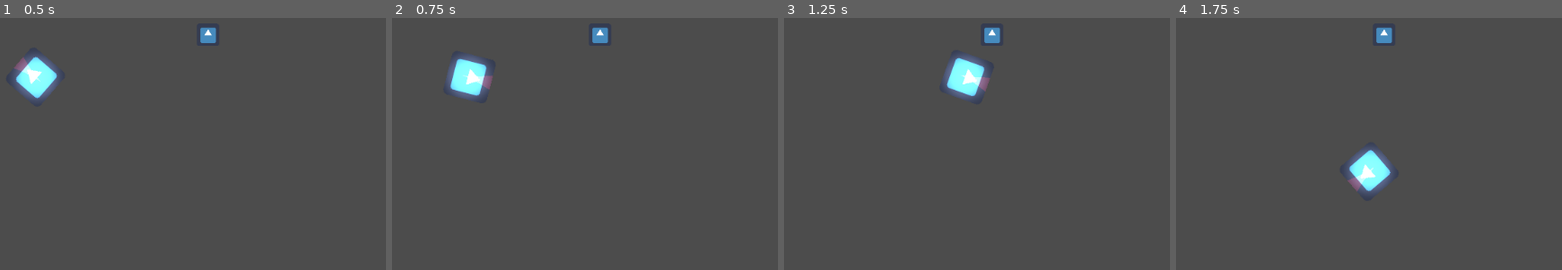
Above: before the commit, frames 1-4 (left to right).
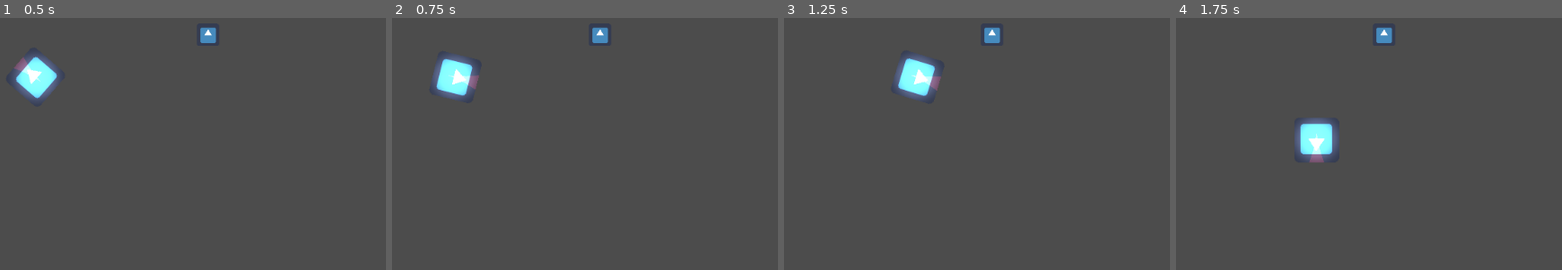
Above: after the commit, the same moments.

Repository: onsetsu/GameJam5
Game: Godot game, scene res://Scenes/PlayerTest.tscn
Same seed, same stepped clock (60 frames per second), same inputs: the game is played once before the commit and once after it. This scene is started directly instead of the project's main scene. The engine's default icon, where the game draws it, is replaced by a stand-in: a white triangle on a blue panel in a dark square.
Inputs (mouse positions are in pixels of both pictures, inside the frame that each line leads up to):
- Up to frame 1 (0.5 s): no input
- Up to frame 2 (0.75 s): tap Enter at 0.5 s; move the mouse to (outside the picture) at 0.52 s; hold D (move_right) from 0.53 s (still down); click (outside the picture) at 0.6 s
- Up to frame 3 (1.25 s): keep holding D (move_right)
- Up to frame 4 (1.75 s): move the mouse to (1318, 212) at 1.27 s; release D (move_right) at 1.28 s; hold S (move_down) from 1.28 s (still down); click (1318, 212) at 1.35 s

Frame 1 is identical in both runs. In frame 2, 2.0% of the frame differs, in the area x 10-27%, y 14-33%; in frame 3, 3.5%; in frame 4, 3.5%, in the area x 30-57%, y 39-71%.

Commit message:
Can now throw pickups

Diff:
--- a/Scenes/Level1.tscn
+++ b/Scenes/Level1.tscn
@@ -1,77 +1,35 @@
-[gd_scene load_steps=16 format=2]
-
-[ext_resource path="res://Scripts/Level1.gd" type="Script" id=1]
-[ext_resource path="res://Scripts/nav_map.gd" type="Script" id=2]
-[ext_resource path="res://icon.png" type="Texture" id=3]
-[ext_resource path="res://Scenes/Enemy.tscn" type="PackedScene" id=4]
-[ext_resource path="res://Scenes/Player.tscn" type="PackedScene" id=5]
+[gd_scene load_steps=8 format=2]
+
+[ext_resource path="res://Scripts/nav_map.gd" type="Script" id=1]
+[ext_resource path="res://icon.png" type="Texture" id=2]
+[ext_resource path="res://Scenes/Enemy.tscn" type="PackedScene" id=3]
+[ext_resource path="res://Scenes/Player.tscn" type="PackedScene" id=4]
 
 [sub_resource type="NavigationPolygon" id=1]
 
-vertices = PoolVector2Array( 352.214, 216.482, 441.044, 61.0304, 444.745, 279.403, 346.662, 397.843, 94.978, 64.7316, 137.542, 210.931, 89.4261, 549.594, 139.393, 403.395, 452.148, 531.088, 459.55, 334.922, 589.093, 334.922, 577.99, 273.852, 672.371, 273.852, 568.737, 53.6279, 664.969, 70.2835, 659.417, 532.938, 585.392, 540.341, 657.566, 334.922, 1072.1, 327.52, 1073.96, 257.196 )
-polygons = [ PoolIntArray( 0, 1, 2, 3 ), PoolIntArray( 4, 1, 0, 5 ), PoolIntArray( 6, 4, 5, 7 ), PoolIntArray( 8, 6, 7, 3 ), PoolIntArray( 9, 8, 3, 2 ), PoolIntArray( 10, 9, 2, 11, 12 ), PoolIntArray( 11, 13, 14, 12 ), PoolIntArray( 15, 16, 10, 17 ), PoolIntArray( 18, 17, 10, 12, 19 ) ]
-outlines = [ PoolVector2Array( 94.978, 64.7316, 441.044, 61.0304, 444.745, 279.403, 577.99, 273.852, 568.737, 53.6279, 664.969, 70.2835, 672.371, 273.852, 1073.96, 257.196, 1072.1, 327.52, 657.566, 334.922, 659.417, 532.938, 585.392, 540.341, 589.093, 334.922, 459.55, 334.922, 452.148, 531.088, 89.4261, 549.594 ), PoolVector2Array( 139.393, 403.395, 137.542, 210.931, 352.214, 216.482, 346.662, 397.843 ) ]
+vertices = PoolVector2Array( 473.17, 252.301, 478.612, 361.131, 481.333, 562.467, 342.574, 377.456, 339.854, 238.698, 65.0579, 565.188, 157.563, 382.897, 65.0579, 38.7224, 158.924, 235.977, 470.45, 37.362, 694.912, 230.535, 1101.66, 235.977, 1093.5, 358.411, 673.146, 352.969, 547.991, 248.22, 677.227, 561.107, 561.595, 558.386, 561.595, 357.05, 546.631, 36.0017, 694.912, 40.0828 )
+polygons = [ PoolIntArray( 0, 1, 2, 3, 4 ), PoolIntArray( 3, 2, 5, 6 ), PoolIntArray( 6, 5, 7, 8 ), PoolIntArray( 8, 7, 9, 4 ), PoolIntArray( 4, 9, 0 ), PoolIntArray( 10, 11, 12, 13, 14 ), PoolIntArray( 13, 15, 16, 17 ), PoolIntArray( 14, 18, 19, 10 ), PoolIntArray( 14, 13, 17 ), PoolIntArray( 14, 17, 1, 0 ) ]
+outlines = [ PoolVector2Array( 65.0579, 38.7224, 470.45, 37.362, 473.17, 252.301, 547.991, 248.22, 546.631, 36.0017, 694.912, 40.0828, 694.912, 230.535, 1101.66, 235.977, 1093.5, 358.411, 673.146, 352.969, 677.227, 561.107, 561.595, 558.386, 561.595, 357.05, 478.612, 361.131, 481.333, 562.467, 65.0579, 565.188 ), PoolVector2Array( 157.563, 382.897, 158.924, 235.977, 339.854, 238.698, 342.574, 377.456 ) ]
 
 [sub_resource type="RectangleShape2D" id=2]
 
 custom_solver_bias = 0.0
-extents = Vector2( 475.595, 27.2466 )
+extents = Vector2( 10, 10 )
 
 [sub_resource type="RectangleShape2D" id=3]
 
 custom_solver_bias = 0.0
 extents = Vector2( 139.802, 24.2119 )
 
-[sub_resource type="RectangleShape2D" id=7]
-
-custom_solver_bias = 0.0
-extents = Vector2( 10, 11.8712 )
-
-[sub_resource type="RectangleShape2D" id=8]
-
-custom_solver_bias = 0.0
-extents = Vector2( 202.835, 126.499 )
-
-[sub_resource type="RectangleShape2D" id=9]
-
-custom_solver_bias = 0.0
-extents = Vector2( 199.777, 109.317 )
-
-[sub_resource type="RectangleShape2D" id=6]
-
-custom_solver_bias = 0.0
-extents = Vector2( 30.1014, 109.727 )
-
-[sub_resource type="RectangleShape2D" id=10]
-
-custom_solver_bias = 0.0
-extents = Vector2( 94.2679, 73.4453 )
-
-[sub_resource type="Curve2D" id=4]
-
-bake_interval = 5.0
-_data = {
-"points": PoolVector2Array( 0, 0, 0, 0, 583.423, 311.11, 0, 0, 0, 0, 398.377, 129.137, 0, 0, 0, 0, 616.928, 283.004, 0, 0, 0, 0, 946.687, 299.867 )
-}
-
-[sub_resource type="Curve2D" id=5]
-
-bake_interval = 5.0
-_data = {
-"points": PoolVector2Array( 0, 0, 0, 0, 125.561, 422.007, 0, 0, 0, 0, 392.05, 416.455, 0, 0, 0, 0, 401.303, 205.485, 0, 0, 0, 0, 110.756, 201.784 )
-}
-
 [node name="Level1" type="Node2D"]
 
+[node name="nav_map" type="Navigation2D" parent="." index="0"]
+
 script = ExtResource( 1 )
 
-[node name="nav_map" type="Navigation2D" parent="." index="0"]
-
-script = ExtResource( 2 )
-
 [node name="NavigationPolygonInstance" type="NavigationPolygonInstance" parent="nav_map" index="0"]
 
-position = Vector2( -4.46094, 7.29208 )
+position = Vector2( -8.16223, 5.44147 )
 navpoly = SubResource( 1 )
 enabled = true
 
@@ -111,8 +69,6 @@
 
 [node name="CollisionShape2D" type="CollisionShape2D" parent="NinePatchRect/StaticBody2D" index="0"]
 
-position = Vector2( 498.167, 27.7593 )
-scale = Vector2( 1.11287, 1 )
 shape = SubResource( 2 )
 
 [node name="NinePatchRect4" type="NinePatchRect" parent="." index="2"]
@@ -171,30 +127,13 @@
 mouse_default_cursor_shape = 0
 size_flags_horizontal = 1
 size_flags_vertical = 1
-texture = ExtResource( 3 )
-draw_center = false
-patch_margin_left = 7
-patch_margin_top = 7
-patch_margin_right = 7
-patch_margin_bottom = 7
-_sections_unfolded = [ "Patch Margin" ]
-
-[node name="StaticBody2D2" type="StaticBody2D" parent="NinePatchRect3" index="0"]
-
-position = Vector2( 42, -10 )
-input_pickable = false
-collision_layer = 1
-collision_mask = 1
-constant_linear_velocity = Vector2( 0, 0 )
-constant_angular_velocity = 0.0
-friction = 1.0
-bounce = 0.0
-
-[node name="CollisionShape2D" type="CollisionShape2D" parent="NinePatchRect3/StaticBody2D2" index="0"]
-
-position = Vector2( 14.2303, 317.732 )
-scale = Vector2( 0.105575, 10.8868 )
-shape = SubResource( 2 )
+texture = ExtResource( 2 )
+draw_center = false
+patch_margin_left = 7
+patch_margin_top = 7
+patch_margin_right = 7
+patch_margin_bottom = 7
+_sections_unfolded = [ "Patch Margin" ]
 
 [node name="NinePatchRect2" type="NinePatchRect" parent="." index="4"]
 
@@ -212,29 +151,13 @@
 mouse_default_cursor_shape = 0
 size_flags_horizontal = 1
 size_flags_vertical = 1
-texture = ExtResource( 3 )
-draw_center = false
-patch_margin_left = 7
-patch_margin_top = 7
-patch_margin_right = 7
-patch_margin_bottom = 7
-_sections_unfolded = [ "Patch Margin" ]
-
-[node name="StaticBody2D" type="StaticBody2D" parent="NinePatchRect2" index="0"]
-
-input_pickable = false
-collision_layer = 1
-collision_mask = 1
-constant_linear_velocity = Vector2( 0, 0 )
-constant_angular_velocity = 0.0
-friction = 1.0
-bounce = 0.0
-
-[node name="CollisionShape2D" type="CollisionShape2D" parent="NinePatchRect2/StaticBody2D" index="0"]
-
-position = Vector2( 42.0631, 136.933 )
-scale = Vector2( 4.23562, 11.5333 )
-shape = SubResource( 7 )
+texture = ExtResource( 2 )
+draw_center = false
+patch_margin_left = 7
+patch_margin_top = 7
+patch_margin_right = 7
+patch_margin_bottom = 7
+_sections_unfolded = [ "Patch Margin" ]
 
 [node name="NinePatchRect6" type="NinePatchRect" parent="." index="5"]
 
@@ -252,28 +175,13 @@
 mouse_default_cursor_shape = 0
 size_flags_horizontal = 1
 size_flags_vertical = 1
-texture = ExtResource( 3 )
-draw_center = false
-patch_margin_left = 7
-patch_margin_top = 7
-patch_margin_right = 7
-patch_margin_bottom = 7
-_sections_unfolded = [ "Patch Margin" ]
-
-[node name="StaticBody2D" type="StaticBody2D" parent="NinePatchRect6" index="0"]
-
-input_pickable = false
-collision_layer = 1
-collision_mask = 1
-constant_linear_velocity = Vector2( 0, 0 )
-constant_angular_velocity = 0.0
-friction = 1.0
-bounce = 0.0
-
-[node name="CollisionShape2D" type="CollisionShape2D" parent="NinePatchRect6/StaticBody2D" index="0"]
-
-position = Vector2( 209.12, 129.543 )
-shape = SubResource( 8 )
+texture = ExtResource( 2 )
+draw_center = false
+patch_margin_left = 7
+patch_margin_top = 7
+patch_margin_right = 7
+patch_margin_bottom = 7
+_sections_unfolded = [ "Patch Margin" ]
 
 [node name="NinePatchRect7" type="NinePatchRect" parent="." index="6"]
 
@@ -291,28 +199,13 @@
 mouse_default_cursor_shape = 0
 size_flags_horizontal = 1
 size_flags_vertical = 1
-texture = ExtResource( 3 )
-draw_center = false
-patch_margin_left = 7
-patch_margin_top = 7
-patch_margin_right = 7
-patch_margin_bottom = 7
-_sections_unfolded = [ "Patch Margin" ]
-
-[node name="StaticBody2D" type="StaticBody2D" parent="NinePatchRect7" index="0"]
-
-input_pickable = false
-collision_layer = 1
-collision_mask = 1
-constant_linear_velocity = Vector2( 0, 0 )
-constant_angular_velocity = 0.0
-friction = 1.0
-bounce = 0.0
-
-[node name="CollisionShape2D" type="CollisionShape2D" parent="NinePatchRect7/StaticBody2D" index="0"]
-
-position = Vector2( 205.419, 116.589 )
-shape = SubResource( 9 )
+texture = ExtResource( 2 )
+draw_center = false
+patch_margin_left = 7
+patch_margin_top = 7
+patch_margin_right = 7
+patch_margin_bottom = 7
+_sections_unfolded = [ "Patch Margin" ]
 
 [node name="NinePatchRect5" type="NinePatchRect" parent="." index="7"]
 
@@ -330,29 +223,13 @@
 mouse_default_cursor_shape = 0
 size_flags_horizontal = 1
 size_flags_vertical = 1
-texture = ExtResource( 3 )
-draw_center = false
-patch_margin_left = 7
-patch_margin_top = 7
-patch_margin_right = 7
-patch_margin_bottom = 7
-_sections_unfolded = [ "Patch Margin" ]
-
-[node name="StaticBody2D" type="StaticBody2D" parent="NinePatchRect5" index="0"]
-
-input_pickable = false
-collision_layer = 1
-collision_mask = 1
-constant_linear_velocity = Vector2( 0, 0 )
-constant_angular_velocity = 0.0
-friction = 1.0
-bounce = 0.0
-
-[node name="CollisionShape2D" type="CollisionShape2D" parent="NinePatchRect5/StaticBody2D" index="0"]
-
-position = Vector2( 41.0643, 120.29 )
-scale = Vector2( 1.23422, 1 )
-shape = SubResource( 6 )
+texture = ExtResource( 2 )
+draw_center = false
+patch_margin_left = 7
+patch_margin_top = 7
+patch_margin_right = 7
+patch_margin_bottom = 7
+_sections_unfolded = [ "Patch Margin" ]
 
 [node name="NinePatchRect8" type="NinePatchRect" parent="." index="8"]
 
@@ -362,7 +239,7 @@
 anchor_bottom = 0.0
 margin_left = 148.0
 margin_top = 238.0
-margin_right = 318.0
+margin_right = 337.0
 margin_bottom = 391.0
 rect_pivot_offset = Vector2( 0, 0 )
 rect_clip_content = false
@@ -370,51 +247,22 @@
 mouse_default_cursor_shape = 0
 size_flags_horizontal = 1
 size_flags_vertical = 1
-texture = ExtResource( 3 )
-draw_center = false
-patch_margin_left = 7
-patch_margin_top = 7
-patch_margin_right = 7
-patch_margin_bottom = 7
-_sections_unfolded = [ "Patch Margin" ]
-
-[node name="StaticBody2D" type="StaticBody2D" parent="NinePatchRect8" index="0"]
-
-input_pickable = false
-collision_layer = 1
-collision_mask = 1
-constant_linear_velocity = Vector2( 0, 0 )
-constant_angular_velocity = 0.0
-friction = 1.0
-bounce = 0.0
-
-[node name="CollisionShape2D" type="CollisionShape2D" parent="NinePatchRect8/StaticBody2D" index="0"]
-
-position = Vector2( 88.2549, 75.8754 )
-scale = Vector2( 0.898961, 1 )
-shape = SubResource( 10 )
-
-[node name="Enemy" parent="." index="9" instance=ExtResource( 4 )]
+texture = ExtResource( 2 )
+draw_center = false
+patch_margin_left = 7
+patch_margin_top = 7
+patch_margin_right = 7
+patch_margin_bottom = 7
+_sections_unfolded = [ "Patch Margin" ]
+
+[node name="Enemy" parent="." index="9" instance=ExtResource( 3 )]
 
 position = Vector2( 613.587, 482.036 )
-idle_path_init = NodePath("../Enemy_Path")
-
-[node name="Enemy_Path" type="Path2D" parent="." index="10"]
-
-scale = Vector2( 1.04945, 0.987654 )
-curve = SubResource( 4 )
-_sections_unfolded = [ "Transform" ]
-
-[node name="Enemy2" parent="." index="11" instance=ExtResource( 4 )]
-
-position = Vector2( 97.854, 303.435 )
-idle_path_init = NodePath("../Enemy_Path2")
-
-[node name="Enemy_Path2" type="Path2D" parent="." index="12"]
-
-curve = SubResource( 5 )
-_sections_unfolded = [ "Transform" ]
-
-[node name="Player" parent="." index="13" instance=ExtResource( 5 )]
+
+[node name="Enemy2" parent="." index="10" instance=ExtResource( 3 )]
+
+position = Vector2( 99.5242, 303.435 )
+
+[node name="Player" parent="." index="11" instance=ExtResource( 4 )]
 
 position = Vector2( 247.588, 91.1451 )
--- a/Scenes/Pickup.tscn
+++ b/Scenes/Pickup.tscn
@@ -30,9 +30,9 @@
 sleeping = false
 can_sleep = true
 linear_velocity = Vector2( 0, 0 )
-linear_damp = -1.0
+linear_damp = 0.5
 angular_velocity = 0.0
-angular_damp = -1.0
+angular_damp = 10.0
 script = ExtResource( 1 )
 _sections_unfolded = [ "Angular", "Applied Forces", "Collision", "Linear" ]
 
--- a/Scripts/Pickup.gd
+++ b/Scripts/Pickup.gd
@@ -3,12 +3,12 @@
 # class member variables go here, for example:
 # var a = 2
 # var b = "textvar"
-var throwImpulse = 100
+var throwImpulse = 500
 
 func _ready():
 	# Called when the node is added to the scene for the first time.
 	# Initialization here
-	print(self.is_contact_monitor_enabled())
+	pass
 
 #func _process(delta):
 #	# Called every frame. Delta is time since last frame.
@@ -28,6 +28,20 @@
 	get_parent().remove_child(self)
 	set_position(Vector2(0,0))
 
+func emit_sound():
+	for enemy in get_tree().get_nodes_in_group('enemy'):
+		enemy._sound_emitted(self.get_global_position(), 'basic')
+
 func thrown_by(player, direction):
 	$PickupArea.set_monitoring(false)
 	self.apply_impulse(to_global(Vector2(0,0)), direction * throwImpulse)
+
+	var timer = Timer.new()
+	timer.set_one_shot(true)
+	timer.set_wait_time(1)
+	self.add_child(timer)
+	timer.start()
+	yield(timer, 'timeout')
+
+	$PickupArea.set_monitoring(true)
+	emit_sound()
--- a/Scripts/Player.gd
+++ b/Scripts/Player.gd
@@ -2,7 +2,7 @@
 
 # class member variables go here, for example:
 var velocity = Vector2(0, 0);
-var speed = 300;
+var speed = 200;
 
 func _ready():
 	# Called when the node is added to the scene for the first time.
@@ -69,4 +69,4 @@
 		get_parent().add_child(pickup)
 		pickup.set_global_position(pickupPosition)
 
-		pickup.thrown_by(self, Vector2(1,0))
+		pickup.thrown_by(self, (self.get_global_mouse_position() - pickupPosition.get_global_position()).normalized())
Not shown: 2 places in Scenes/Level1.tscn that only renumber resources
